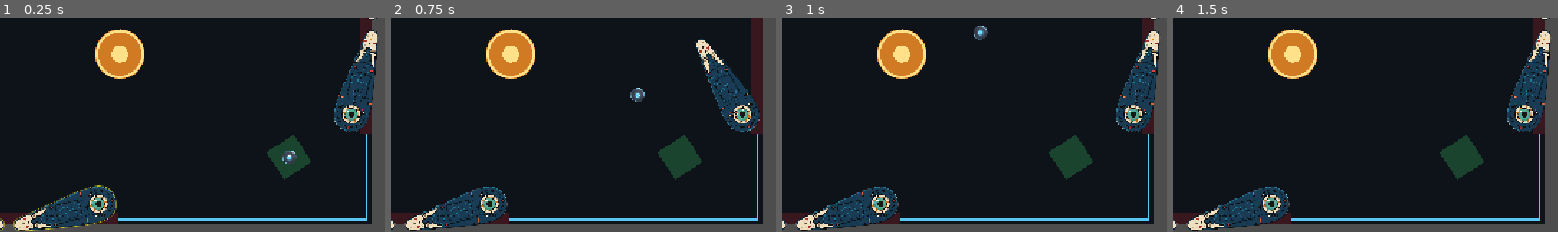
Above: before the commit, frames 1-4 (left to right).
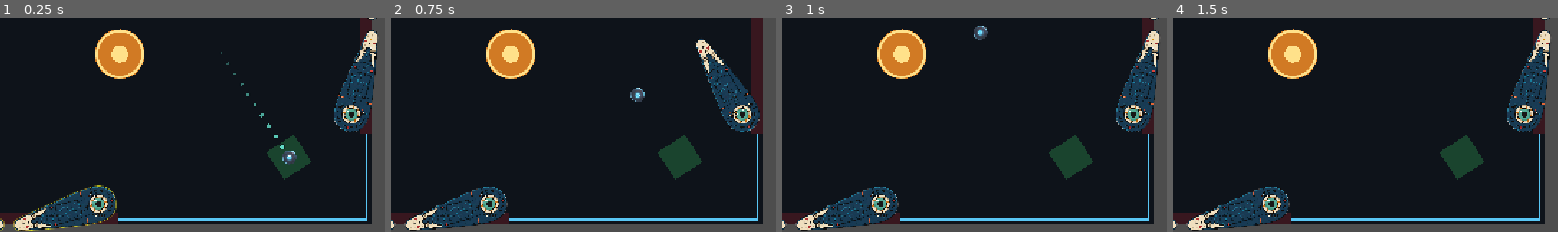
Above: after the commit, the same moments.

Repository: MoHoDu/godot-pinball-pjt
Game: Godot game, scene res://scenes/test_flipper/test_flipper_board.tscn
Same seed, same stepped clock (60 frames per second), same inputs: the game is played once before the commit and once after it. This scene is started directly instead of the project's main scene.
Inputs:
- Up to frame 1 (0.25 s): no input
- Up to frame 2 (0.75 s): tap Enter (ball_launch_confirm) at 0.5 s; hold Right from 0.53 s (still down); tap Space (flipper) at 0.6 s
- Up to frame 3 (1 s): keep holding Right
- Up to frame 4 (1.5 s): release Right at 1.28 s; hold Down from 1.28 s (still down); tap A (ball_launch_aim_left) at 1.35 s
The pictures show only the part of the screen within x 50-100%, y 49-99%; the shares and areas given below are measured in that part.

The runs differ from the first frame. In frame 1, 0.1% of the frame differs, in the area x 57-75%, y 15-62%; in frame 2, nothing differs; in frame 3, nothing differs; in frame 4, nothing differs.

Commit message:
feat: Add launch trajectory preview
## 변경 사항
- 조준 중 실제 공의 방향, 속력, 중력, 감쇠를 반영하는 점선형 초기 궤적 가이드를 추가했습니다.
- 발사 강도에 따라 표시 길이가 160~480px로 변하고 첫 충돌 직전에서 종료되도록 구성했습니다.
- 발사 후 가이드를 숨기고, 방향·길이·실제 초기 비행 일치 여부를 회귀 테스트로 검증했습니다.

## 검증
- pinball_launcher_test
- pinball_physics_rules_test
- pinball_physics_test
- test_flipper_board_scene_test

## 관련 문서
- https://iambiguity.atlassian.net/wiki/spaces/~712020ee2aad7553a24fbdbcd73713654d1e91/pages/17530881
- https://docs.google.com/document/d/1ryazSYd1k1NmgsNz6iqHspCRaZSEBfOWXoJV1XC9GLM/edit
- https://docs.google.com/document/d/1usUq5E6mSIoJAMO-kytuJlYIQ2FaPhYE5dTNz34wrZQ/edit

Diff:
--- a/scripts/ball_base_system/pinball_launcher.gd
+++ b/scripts/ball_base_system/pinball_launcher.gd
@@ -12,6 +12,9 @@
 	"res://settings/balls/PinballLaunchRules.tres"
 )
 const SPEED_EPSILON := 0.001
+const PREVIEW_PHYSICS_STEP := 1.0 / 60.0
+const PREVIEW_MAXIMUM_STEPS := 120
+const PREVIEW_COLLISION_EPSILON := 0.001
 
 
 @export_category("공 발사대")
@@ -46,6 +49,45 @@
 ## 발사대의 Rotation을 중심으로 선택할 수 있는 최대 상대 각도입니다.
 @export_range(-180.0, 180.0, 1.0, "suffix:°")
 var maximum_launch_angle_degrees := 30.0
+
+
+@export_group("발사 궤적 가이드")
+
+## 조준 중 실제 초기 비행을 짧은 점선으로 미리 표시합니다.
+@export var show_trajectory_preview := true:
+	set(value):
+		show_trajectory_preview = value
+		queue_redraw()
+
+## 최저 발사 속력에서 보여줄 가이드의 월드 길이입니다.
+@export_range(40.0, 1000.0, 10.0, "suffix:px")
+var minimum_preview_length := 160.0:
+	set(value):
+		minimum_preview_length = maxf(value, 40.0)
+		maximum_preview_length = maxf(
+			maximum_preview_length,
+			minimum_preview_length
+		)
+		queue_redraw()
+
+## 최고 발사 속력에서 보여줄 가이드의 월드 길이입니다.
+@export_range(40.0, 1600.0, 10.0, "suffix:px")
+var maximum_preview_length := 480.0:
+	set(value):
+		maximum_preview_length = maxf(value, minimum_preview_length)
+		queue_redraw()
+
+## 점 사이의 간격입니다. 전체 경로를 정답처럼 보이지 않게 점선으로 표현합니다.
+@export_range(12.0, 80.0, 1.0, "suffix:px")
+var preview_marker_spacing := 32.0:
+	set(value):
+		preview_marker_spacing = maxf(value, 12.0)
+		queue_redraw()
+
+@export var preview_color := Color(0.45, 1.0, 0.9, 0.9):
+	set(value):
+		preview_color = value
+		queue_redraw()
 
 
 @export_group("공통 조작 규칙")
@@ -72,6 +114,34 @@
 func _ready() -> void:
 	_normalize_board_settings()
 	_reset_selection()
+	queue_redraw()
+
+
+func _draw() -> void:
+	if not show_trajectory_preview or not is_aiming:
+		return
+
+	var points := get_trajectory_preview_points()
+	if points.size() < 2:
+		return
+
+	var marker_positions := _resample_trajectory_markers(points)
+	var marker_count := marker_positions.size()
+	for index: int in marker_count:
+		var progress := float(index + 1) / float(marker_count + 1)
+		var marker_position := to_local(marker_positions[index])
+		var radius := lerpf(6.0, 2.5, progress)
+		var alpha := lerpf(preview_color.a, preview_color.a * 0.2, progress)
+		draw_circle(
+			marker_position,
+			radius + 2.0,
+			Color(0.025, 0.055, 0.075, alpha * 0.7)
+		)
+		draw_circle(
+			marker_position,
+			radius,
+			Color(preview_color.r, preview_color.g, preview_color.b, alpha)
+		)
 
 
 func _process(delta: float) -> void:
@@ -130,6 +200,7 @@
 	_reset_selection()
 	is_aiming = true
 	ball_prepared.emit(prepared_ball)
+	queue_redraw()
 	return prepared_ball
 
 
@@ -175,6 +246,7 @@
 	is_aiming = false
 	prepared_ball = null
 	ball_launched.emit(ball, direction, current_launch_speed)
+	queue_redraw()
 	return true
 
 
@@ -184,6 +256,7 @@
 		return false
 	prepared_ball.freeze = true
 	_place_prepared_ball()
+	queue_redraw()
 	return true
 
 
@@ -197,6 +270,7 @@
 		return
 	current_angle_degrees = next_angle
 	aim_changed.emit(current_angle_degrees)
+	queue_redraw()
 
 
 func set_current_launch_speed(value: float) -> void:
@@ -206,6 +280,7 @@
 		return
 	current_launch_speed = next_speed
 	power_changed.emit(current_launch_speed)
+	queue_redraw()
 
 
 ## 발사대의 Rotation과 현재 상대 각도를 반영한 월드 방향을 반환합니다.
@@ -213,6 +288,69 @@
 	return Vector2.RIGHT.rotated(
 		global_rotation + deg_to_rad(current_angle_degrees)
 	).normalized()
+
+
+## 현재 파워에 맞춰 플레이어에게 보여줄 초기 궤적 길이를 반환합니다.
+func get_trajectory_preview_length() -> float:
+	var speed_range := get_effective_speed_range()
+	if speed_range.is_equal_approx(Vector2(speed_range.x, speed_range.x)):
+		return minimum_preview_length
+
+	var power_ratio := inverse_lerp(
+		speed_range.x,
+		speed_range.y,
+		current_launch_speed
+	)
+	return lerpf(minimum_preview_length, maximum_preview_length, power_ratio)
+
+
+## 공의 실제 발사 속도와 현재 중력을 60Hz로 적분한 초기 비행 경로입니다.
+## 첫 충돌 이후의 정답 경로는 노출하지 않도록 충돌 직전에서 가이드를 끝냅니다.
+func get_trajectory_preview_points() -> PackedVector2Array:
+	var points := PackedVector2Array()
+	if not is_aiming or not is_instance_valid(prepared_ball):
+		return points
+
+	var position := prepared_ball.global_position
+	var velocity := get_launch_direction() * current_launch_speed
+	var gravity := prepared_ball.get_gravity()
+	var target_length := get_trajectory_preview_length()
+	var traveled_length := 0.0
+	points.append(position)
+
+	for _step: int in PREVIEW_MAXIMUM_STEPS:
+		velocity += gravity * PREVIEW_PHYSICS_STEP
+		velocity = _apply_preview_linear_damping(
+			velocity,
+			PREVIEW_PHYSICS_STEP
+		)
+		var next_position := position + velocity * PREVIEW_PHYSICS_STEP
+		var segment_length := position.distance_to(next_position)
+		if segment_length <= PREVIEW_COLLISION_EPSILON:
+			break
+
+		var remaining_length := target_length - traveled_length
+		if segment_length >= remaining_length:
+			next_position = position.lerp(
+				next_position,
+				remaining_length / segment_length
+			)
+
+		var collision_fraction := _get_preview_collision_fraction(
+			position,
+			next_position
+		)
+		if collision_fraction < 1.0:
+			points.append(position.lerp(next_position, collision_fraction))
+			break
+
+		points.append(next_position)
+		traveled_length += position.distance_to(next_position)
+		position = next_position
+		if traveled_length + PREVIEW_COLLISION_EPSILON >= target_length:
+			break
+
+	return points
 
 
 ## 보드 발사 범위와 공의 실제 물리 속도 범위가 겹치는 구간을 반환합니다.
@@ -248,6 +386,77 @@
 	prepared_ball.reset_physics_interpolation()
 
 
+func _apply_preview_linear_damping(
+	velocity: Vector2,
+	delta: float
+) -> Vector2:
+	if not is_instance_valid(prepared_ball):
+		return velocity
+
+	var damping := prepared_ball.linear_damp
+	if prepared_ball.linear_damp_mode == RigidBody2D.DAMP_MODE_COMBINE:
+		damping += float(ProjectSettings.get_setting(
+			"physics/2d/default_linear_damp",
+			0.1
+		))
+	return velocity * maxf(1.0 - damping * delta, 0.0)
+
+
+func _get_preview_collision_fraction(
+	from_position: Vector2,
+	to_position: Vector2
+) -> float:
+	if not is_inside_tree() or not is_instance_valid(prepared_ball):
+		return 1.0
+
+	var collision := prepared_ball.get_node_or_null(
+		"CollisionShape2D"
+	) as CollisionShape2D
+	if collision == null or collision.shape == null or collision.disabled:
+		return 1.0
+
+	var query := PhysicsShapeQueryParameters2D.new()
+	query.shape = collision.shape
+	query.transform = collision.global_transform
+	query.transform.origin += from_position - prepared_ball.global_position
+	query.motion = to_position - from_position
+	query.collision_mask = prepared_ball.collision_mask
+	query.exclude = [prepared_ball.get_rid()]
+	query.collide_with_bodies = true
+	query.collide_with_areas = false
+
+	var motion_result := get_world_2d().direct_space_state.cast_motion(query)
+	if motion_result.is_empty():
+		return 1.0
+	return clampf(motion_result[0], 0.0, 1.0)
+
+
+func _resample_trajectory_markers(
+	points: PackedVector2Array
+) -> PackedVector2Array:
+	var markers := PackedVector2Array()
+	if points.size() < 2:
+		return markers
+
+	var distance_until_marker := preview_marker_spacing
+	for index: int in range(1, points.size()):
+		var segment_start := points[index - 1]
+		var segment_end := points[index]
+		var segment_length := segment_start.distance_to(segment_end)
+
+		while segment_length + PREVIEW_COLLISION_EPSILON >= distance_until_marker:
+			var ratio := distance_until_marker / segment_length
+			var marker := segment_start.lerp(segment_end, ratio)
+			markers.append(marker)
+			segment_start = marker
+			segment_length = segment_start.distance_to(segment_end)
+			distance_until_marker = preview_marker_spacing
+
+		distance_until_marker -= segment_length
+
+	return markers
+
+
 func _reset_selection() -> void:
 	current_angle_degrees = clampf(
 		0.0,
--- a/tests/ball_base_system/pinball_launcher_test.gd
+++ b/tests/ball_base_system/pinball_launcher_test.gd
@@ -58,6 +58,8 @@
 	_test_prepare_contract(launcher, ball)
 	_test_held_aim_and_power_input(launcher)
 	_test_effective_speed_range(launcher, ball)
+	_test_trajectory_preview(launcher, ball)
+	await _test_trajectory_preview_matches_initial_motion(launcher, ball)
 	_test_single_launch(launcher, ball)
 	_test_scene_spawning(launcher, packed_ball, test_root)
 	_test_confirm_input_action(launcher)
@@ -169,6 +171,66 @@
 	launcher.prepare_ball(ball)
 
 
+func _test_trajectory_preview(
+	launcher: PinballLauncher,
+	ball: Pinball
+) -> void:
+	launcher.prepare_ball(ball)
+	launcher.set_current_angle(0.0)
+	launcher.set_current_launch_speed(launcher.get_effective_speed_range().x)
+	var low_power_points := launcher.get_trajectory_preview_points()
+	var low_power_length := _get_polyline_length(low_power_points)
+
+	launcher.set_current_launch_speed(launcher.get_effective_speed_range().y)
+	var high_power_points := launcher.get_trajectory_preview_points()
+	var high_power_length := _get_polyline_length(high_power_points)
+
+	_expect(low_power_points.size() >= 2, \
+		"조준 중에는 실제 물리를 샘플링한 발사 궤적이 필요하다.")
+	_expect(high_power_length > low_power_length + 200.0, \
+		"발사 강도가 높아지면 궤적 가이드가 눈에 띄게 길어져야 한다.")
+	_expect_float(low_power_length, launcher.minimum_preview_length, \
+		"최저 파워 가이드는 설정된 최소 길이를 사용해야 한다.")
+	_expect_float(high_power_length, launcher.maximum_preview_length, \
+		"최고 파워 가이드는 설정된 최대 길이를 사용해야 한다.")
+
+	launcher.set_current_angle(25.0)
+	var angled_points := launcher.get_trajectory_preview_points()
+	if angled_points.size() >= 2:
+		var preview_direction := (
+			angled_points[1] - angled_points[0]
+		).normalized()
+		_expect(preview_direction.dot(launcher.get_launch_direction()) > 0.999, \
+			"가이드의 시작 방향은 실제 발사 방향과 일치해야 한다.")
+
+
+func _test_trajectory_preview_matches_initial_motion(
+	launcher: PinballLauncher,
+	ball: Pinball
+) -> void:
+	launcher.prepare_ball(ball)
+	launcher.set_current_angle(10.0)
+	launcher.set_current_launch_speed(1200.0)
+	var preview_points := launcher.get_trajectory_preview_points()
+	var launched := launcher.launch_prepared_ball()
+	_expect(launched, "초기 비행과 궤적 가이드의 일치 테스트에서 공이 발사되어야 한다.")
+
+	for _frame: int in 6:
+		await physics_frame
+
+	var closest_distance := INF
+	for index: int in range(1, mini(preview_points.size(), 10)):
+		closest_distance = minf(
+			closest_distance,
+			ball.global_position.distance_to(preview_points[index])
+		)
+	_expect(closest_distance <= 12.0, \
+		"초기 실제 비행 위치가 표시된 궤적을 따라야 한다.")
+	_expect(launcher.get_trajectory_preview_points().is_empty(), \
+		"발사 후에는 궤적 가이드가 즉시 숨겨져야 한다.")
+	launcher.prepare_ball(ball)
+
+
 func _test_single_launch(launcher: PinballLauncher, ball: Pinball) -> void:
 	var launch_count := [0]
 	launcher.ball_launched.connect(func(
@@ -252,6 +314,13 @@
 	return false
 
 
+func _get_polyline_length(points: PackedVector2Array) -> float:
+	var length := 0.0
+	for index: int in range(1, points.size()):
+		length += points[index - 1].distance_to(points[index])
+	return length
+
+
 func _release_launch_actions() -> void:
 	for action: StringName in [
 		&"ball_launch_aim_left",
